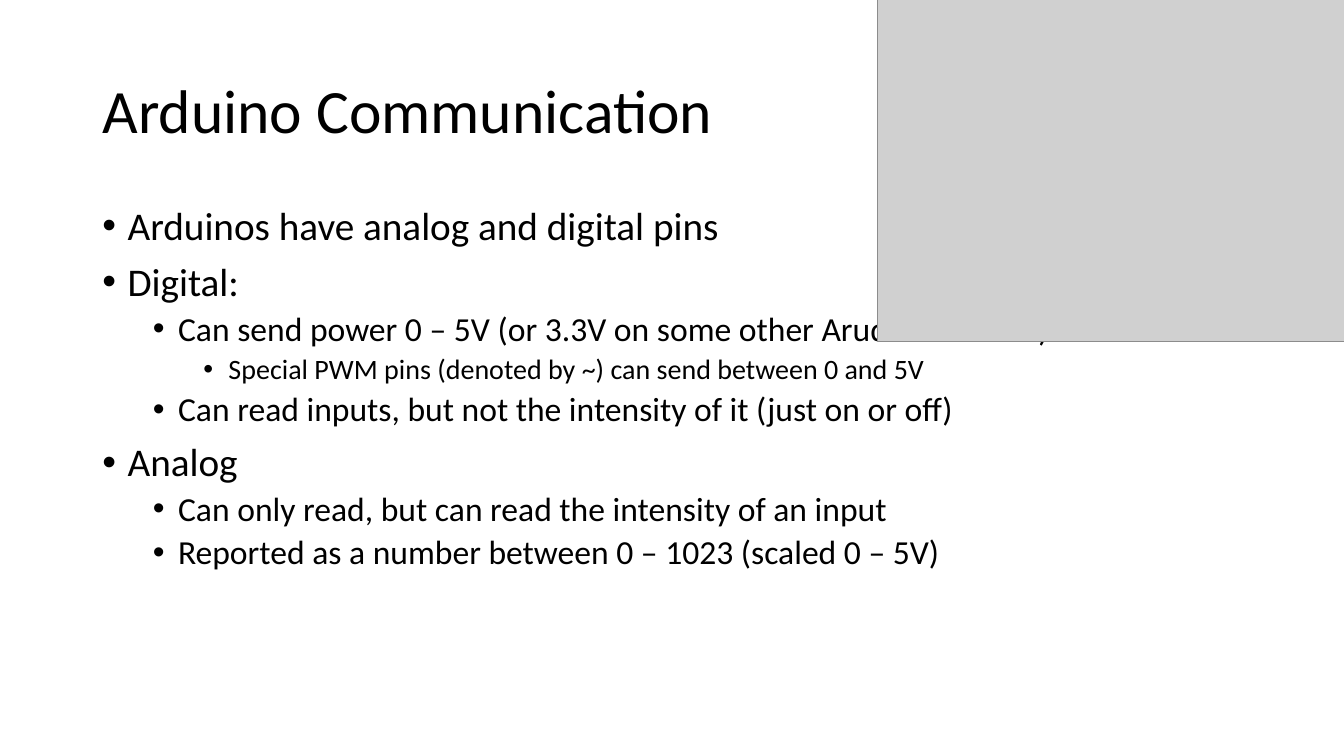
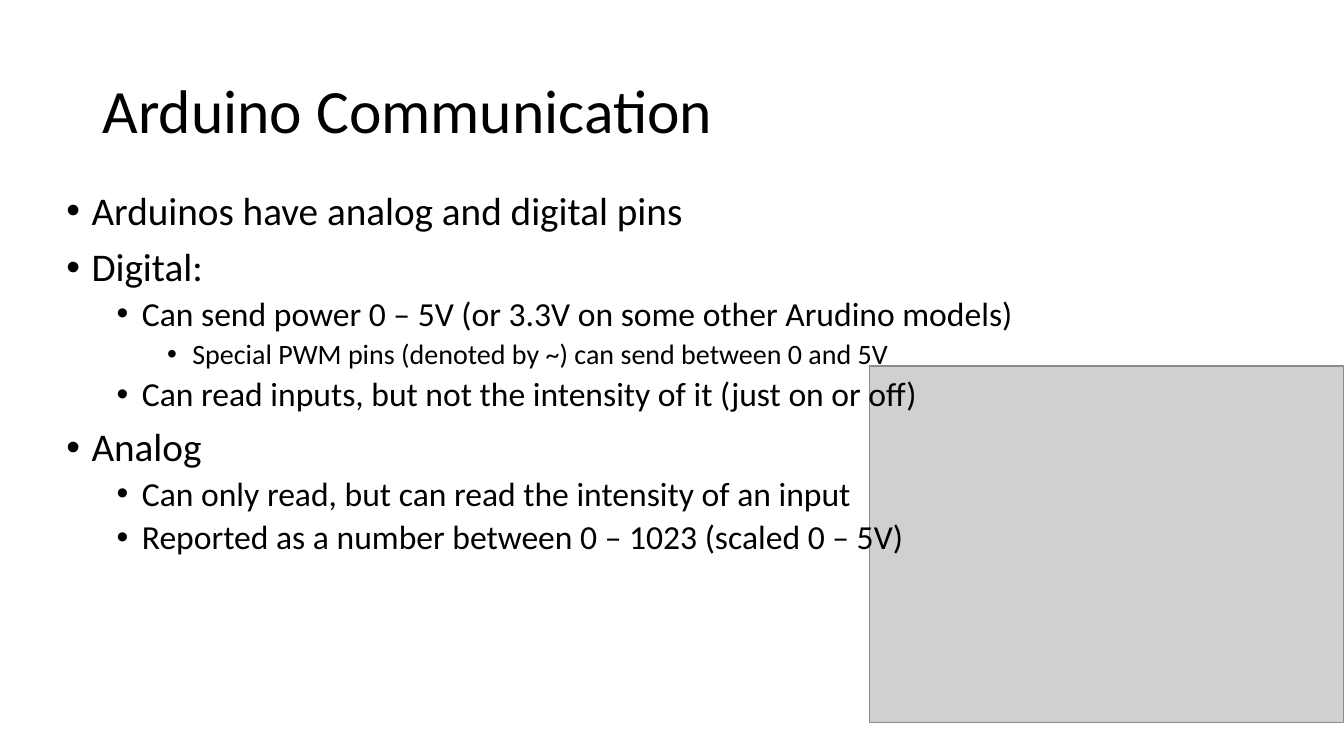
Before and after one commit to rchatrath7/PDH-Workshops, a slide deck: slide 16 of vishal-sensors-lecture/Sensor Lecture.pptx (slide 17 before the commit). Drawn at 1344x756 pixels with LibreOffice and Linux fonts; fonts in the diff are those of the drawing; grey boxes stand for pictures. Boxes give left, top, right and bottom in pixels: in the first picture for what was removed or moved away, otherwise in the second. Text is boxed around its words. In the diff, an @@ line names an element or a change of style, - is before the commit and + after.

```diff
--- a/vishal-sensors-lecture/Sensor Lecture.pptx
+++ b/vishal-sensors-lecture/Sensor Lecture.pptx
@@ text "Arduinos have analog and digital ...": place and size @@
-text "Arduinos have analog and digital ..." at (128, 212, 1049, 570)
+text "Arduinos have analog and digital ..." at (92, 197, 1012, 557)
@@ picture: place and size @@
-picture at (877, 0, 1344, 342)
+picture at (869, 366, 1344, 722)
```
Also in this commit, not shown: 5 other slides changed, 1 slide added, 2 slides removed.
